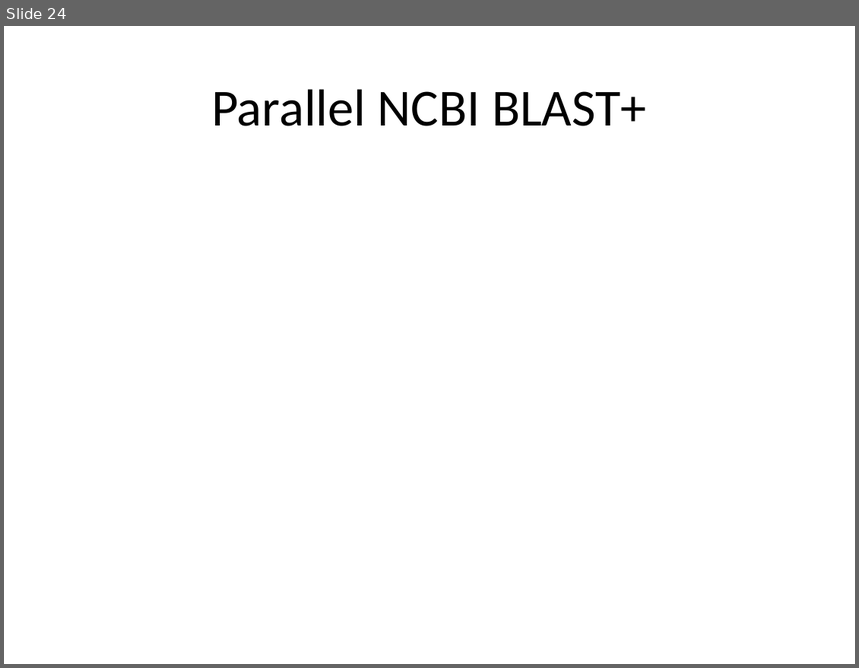
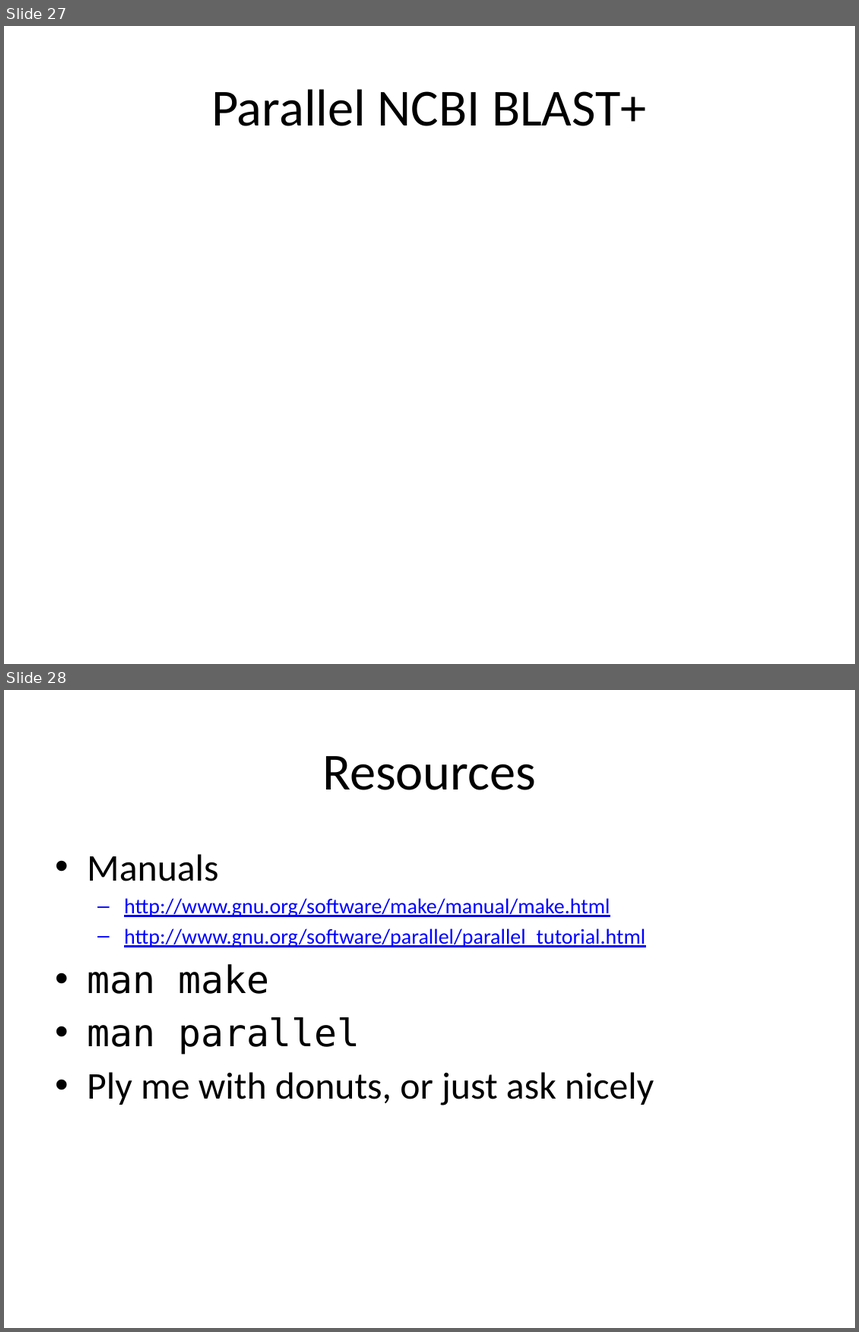
Before and after one commit to tsibley/Workflows-and-Parallel-Processing, a slide deck: CBG-2014-05-06.pptx. Shown one above the other, each under a label of ours: slide 24 before the commit, slides 27 and 28 after it. The pictures are 859x668 and 859x1332 pixels, drawn with LibreOffice and Linux fonts; fonts in the diff are those of the drawing. Boxes give left, top, right and bottom in pixels: in the first picture for what was removed or moved away, otherwise in the second. Text is boxed around its words. In the diff, an @@ line names an element or a change of style, - is before the commit and + after.

Commit message:
Some more fleshing out of the parallel section

```diff
--- a/CBG-2014-05-06.pptx
+++ b/CBG-2014-05-06.pptx
@@ slide 28 added at (4,690,855,1328), background #FFFFFF @@
@@ title added at (322,756,536,790), 44 pt, text #000000 @@
+Resources
@@ text added at (87,854,654,1106), 18 pt, text #0000FF, underline @@
+• Manuals
+  – http://www.gnu.org/software/make/manual/make.html
+  – http://www.gnu.org/software/parallel/parallel_tutorial.html
+• man make
+• man parallel
+• Ply me with donuts, or just ask nicely
@@ what was slide 24 is now slide 27 @@
```
Also in this commit, not shown: 5 slides changed, 3 other slides added.
